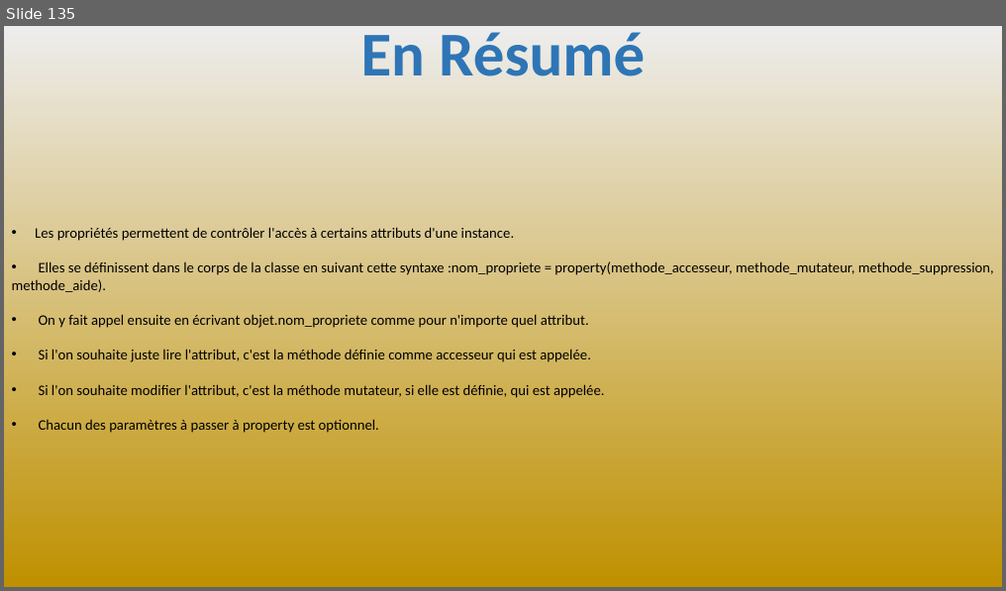
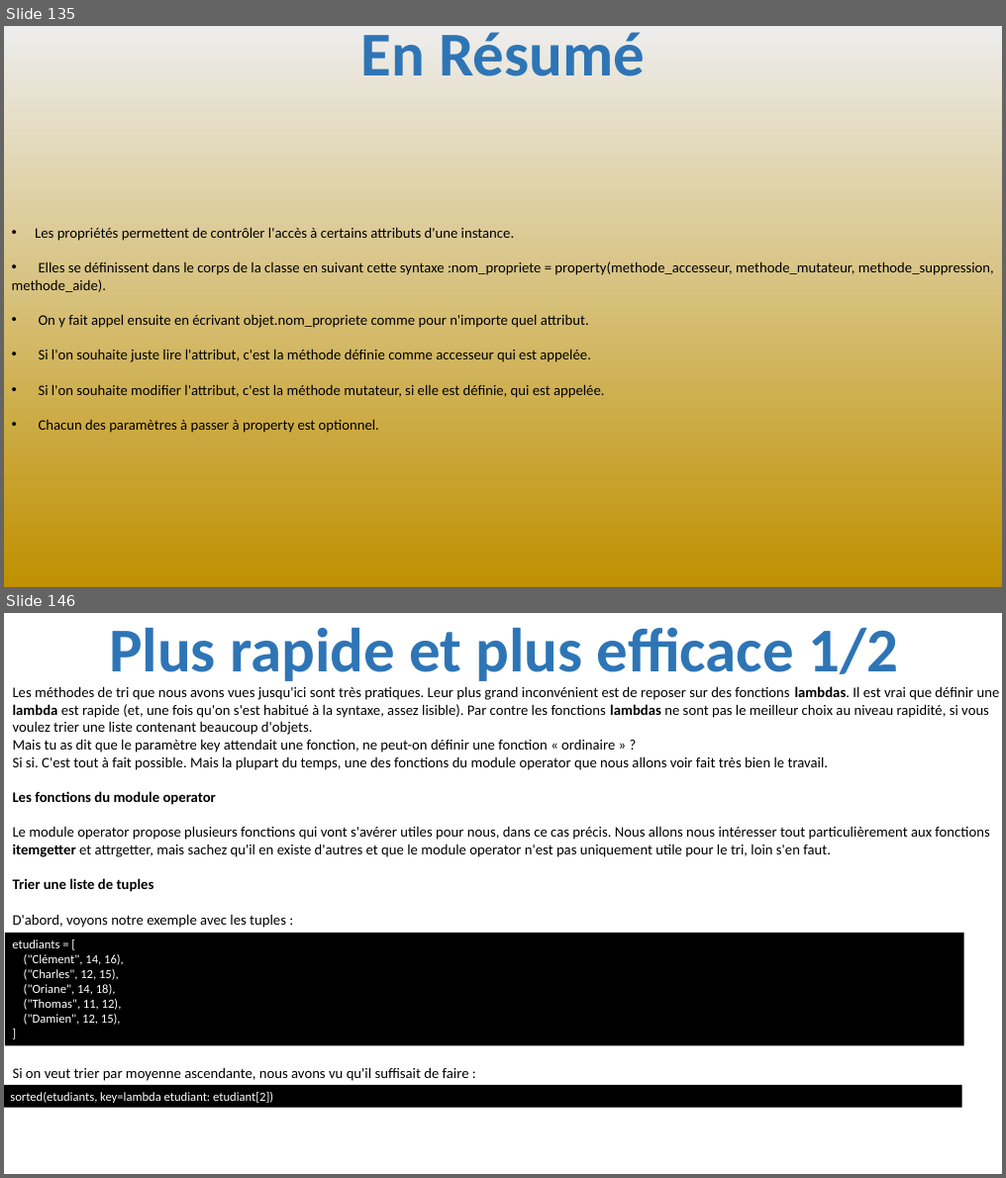
Before and after one commit to julienPalleau/PythonDoc, a slide deck: Python-resume.pptx. Shown one above the other, each under a label of ours: slide 135 before the commit, slides 135 and 146 after it; the slides between them are not shown. The pictures are 1006x591 and 1006x1178 pixels, drawn with LibreOffice and Linux fonts; fonts in the diff are those of the drawing. Boxes give left, top, right and bottom in pixels: in the first picture for what was removed or moved away, otherwise in the second. Text is boxed around its words. In the diff, an @@ line names an element or a change of style, - is before the commit and + after.

```diff
--- a/Python-resume.pptx
+++ b/Python-resume.pptx
@@ slide 146 added at [4, 613, 1002, 1174], background #FFFFFF @@
@@ title added at [109, 627, 898, 681], 60 pt, text #2E75B6, bold @@
+Plus rapide et plus efficace 1/2
@@ text added at [13, 686, 1000, 928], 14 pt, text #000000 @@
+Les méthodes de tri que nous avons vues jusqu'ici sont très pratiques. Leur plus grand inconvénient est de reposer sur des fonctions lambdas. Il est vrai que définir une
+lambda est rapide (et, une fois qu'on s'est habitué à la syntaxe, assez lisible). Par contre les fonctions lambdas ne sont pas le meilleur choix au niveau rapidité, si vous
+voulez trier une liste contenant beaucoup d'objets.
+Mais tu as dit que le paramètre key attendait une fonction, ne peut-on définir une fonction « ordinaire » ?
+Si si. C'est tout à fait possible. Mais la plupart du temps, une des fonctions du module operator que nous allons voir fait très bien le travail.
+Les fonctions du module operator
+Le module operator propose plusieurs fonctions qui vont s'avérer utiles pour nous, dans ce cas précis. Nous allons nous intéresser tout particulièrement aux fonctions
+itemgetter et attrgetter, mais sachez qu'il en existe d'autres et que le module operator n'est pas uniquement utile pour le tri, loin s'en faut.
+Trier une liste de tuples
+D'abord, voyons notre exemple avec les tuples :
@@ rectangle added at [5, 933, 963, 1046], fill #000000, 12 pt, text #FFFFFF @@
+etudiants = [
+("Clément", 14, 16),
+("Charles", 12, 15),
+("Oriane", 14, 18),
+("Thomas", 11, 12),
+("Damien", 12, 15),
+]
@@ rectangle added at [4, 1085, 962, 1108], fill #000000, 12 pt, text #FFFFFF @@
+sorted(etudiants, key=lambda etudiant: etudiant[2])
@@ text added at [13, 1067, 469, 1081], 14 pt, text #000000 @@
+Si on veut trier par moyenne ascendante, nous avons vu qu'il suffisait de faire :
```
Also in this commit, not shown: 18 other slides added.
